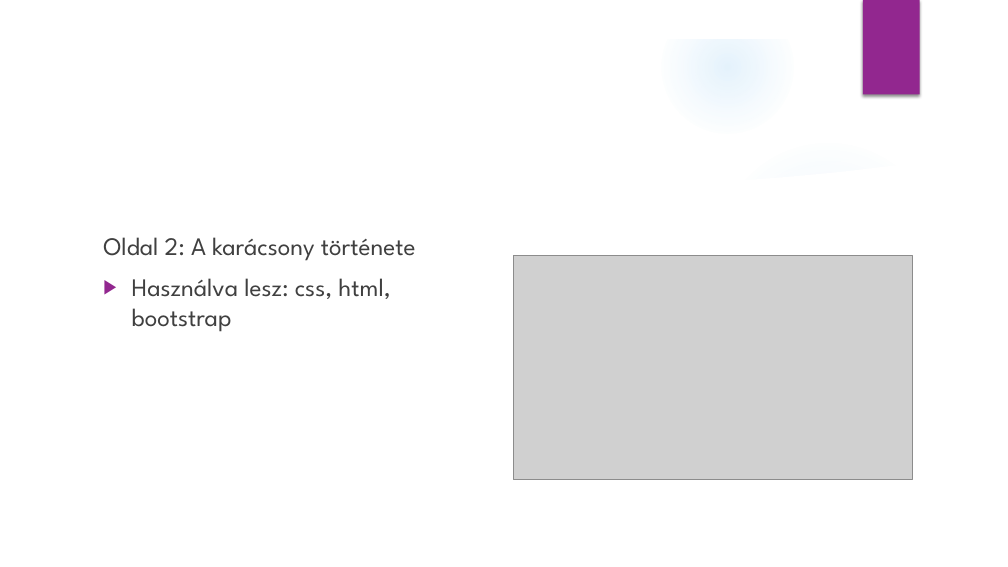
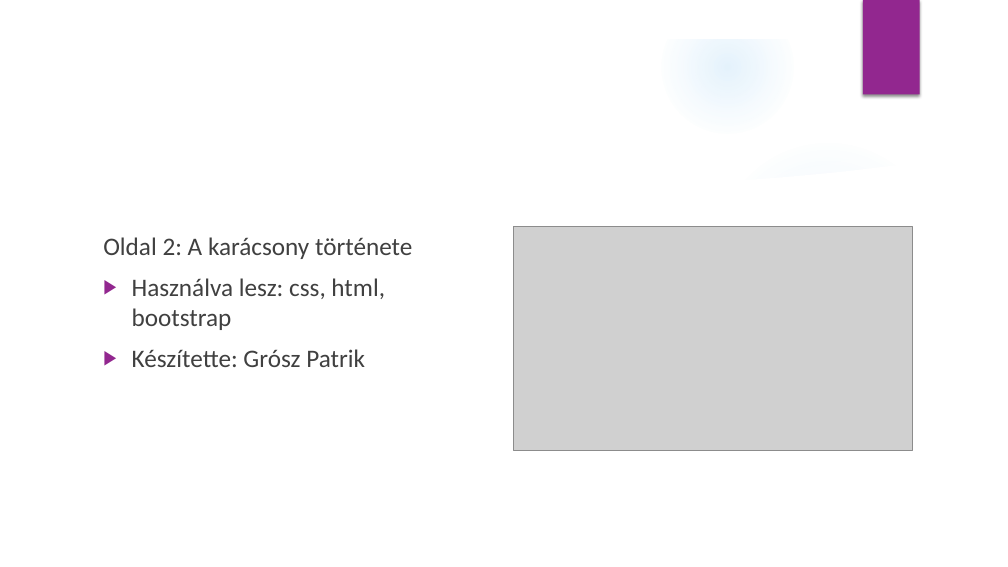
Before and after one commit to M3morui/html, a slide deck: slide 4 of karacsony/Karácsonyi Honlap Projekt.pptx. Drawn at 1008x567 pixels with LibreOffice and Linux fonts; fonts in the diff are those of the drawing; grey boxes stand for pictures; background and template pictures are left out. Boxes give left, top, right and bottom in pixels: in the first picture for what was removed or moved away, otherwise in the second. Text is boxed around its words. In the diff, an @@ line names an element or a change of style, - is before the commit and + after.

```diff
--- a/karacsony/Karácsonyi Honlap Projekt.pptx
+++ b/karacsony/Karácsonyi Honlap Projekt.pptx
@@ text at [103,237,412,330]: font League Spartan to Calibri in "Oldal 2: A karácsony története", "Használva lesz: css, html, bootstrap" @@
@@ picture: place and size @@
-picture at [513,256,913,480]
+picture at [513,227,913,451]
@@ text at [132,349,365,367]: paragraph added @@
+▶ Készítette: Grósz Patrik
```
Also in this commit, not shown: 6 other slides changed, 2 slides added, 6 other files.
